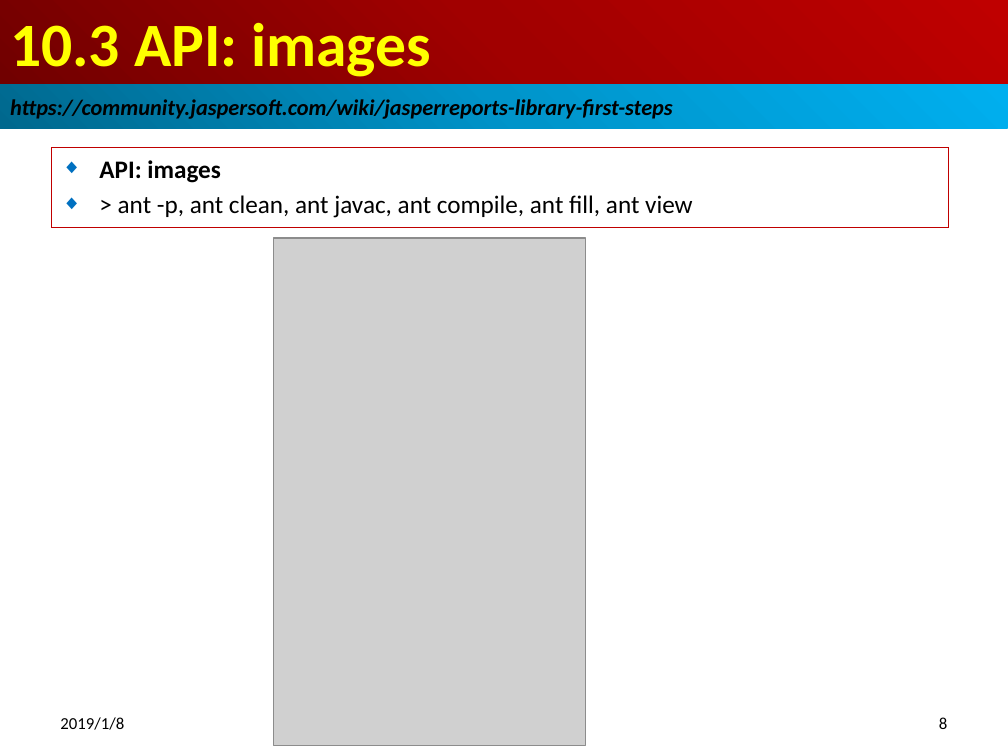
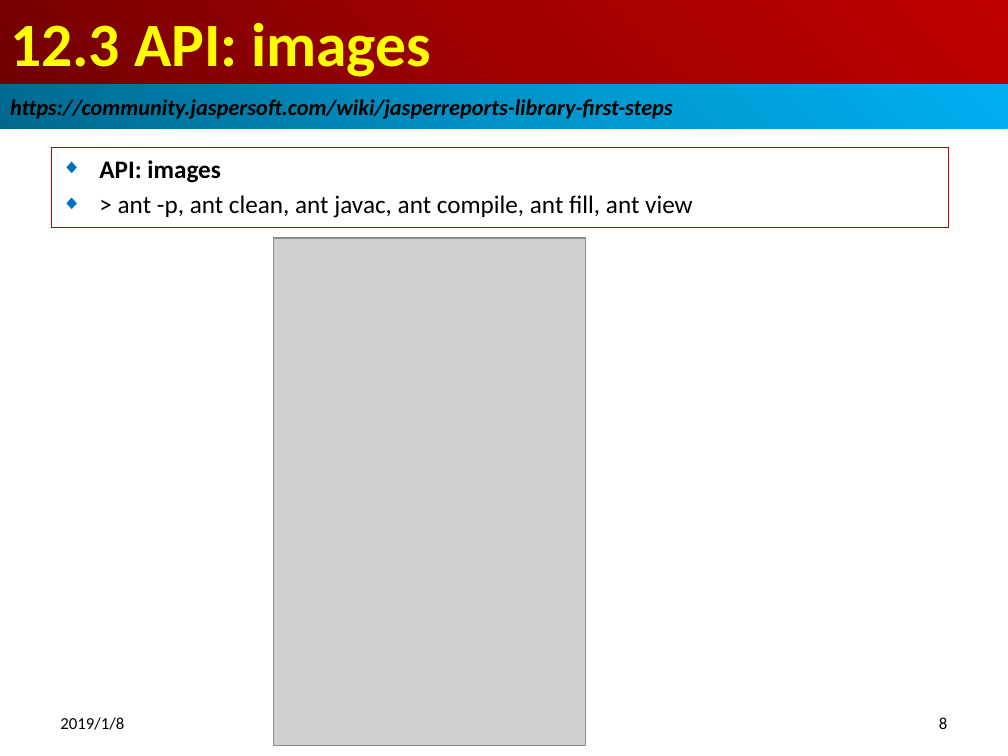
Before and after one commit to peterhchen/100-jasper-report-api-6.7.0, a slide deck: slide 8 of 15_Ch12_API_i.pptx. Drawn at 1008x756 pixels with LibreOffice and Linux fonts; fonts in the diff are those of the drawing; grey boxes stand for pictures. Boxes give left, top, right and bottom in pixels: in the first picture for what was removed or moved away, otherwise in the second. Text is boxed around its words. In the diff, an @@ line names an element or a change of style, - is before the commit and + after.

```diff
--- a/15_Ch12_API_i.pptx
+++ b/15_Ch12_API_i.pptx
@@ title at box(10, 22, 431, 77): text changed @@
-10.3 API: images
+12.3 API: images
```
Also in this commit, not shown: 5 other slides changed, 1 other file.
